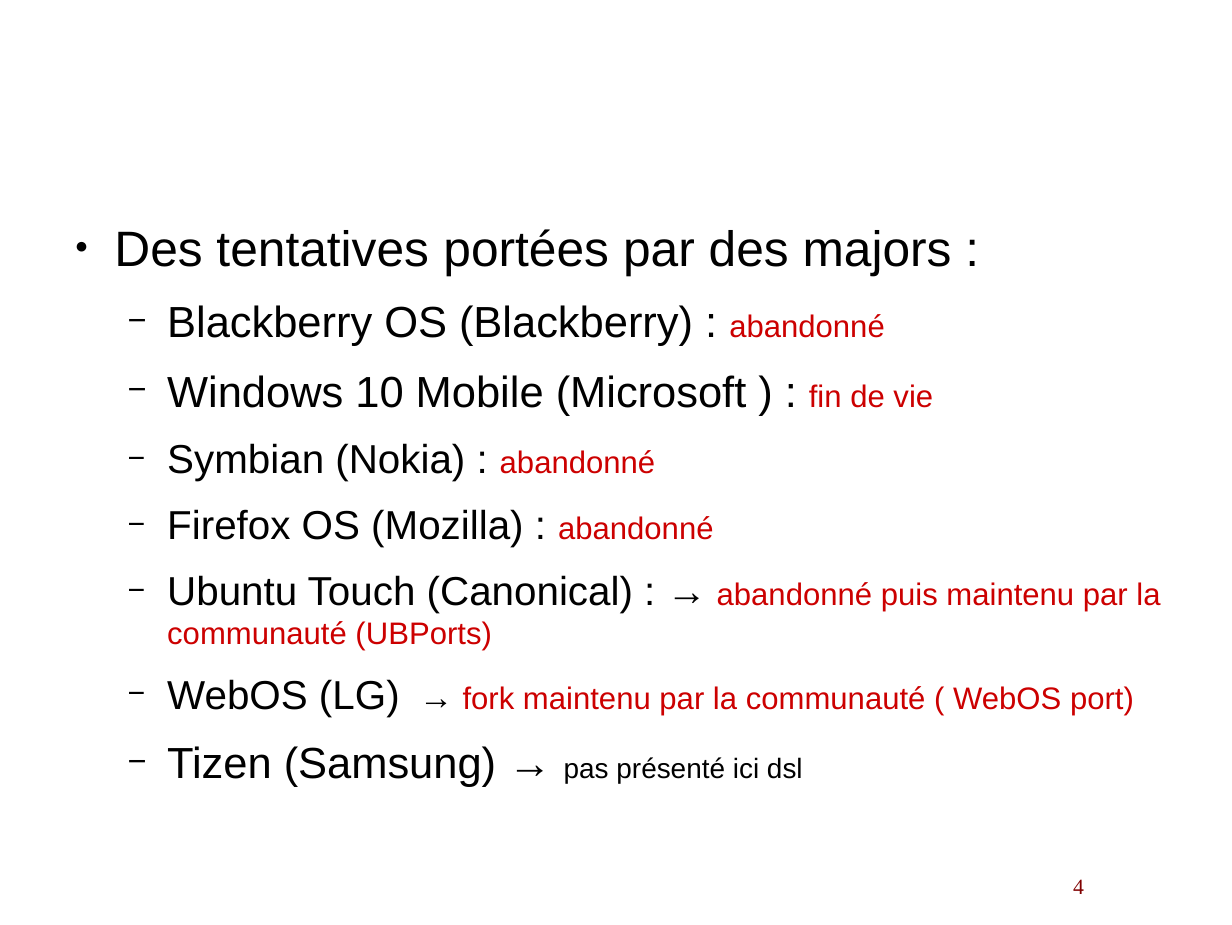
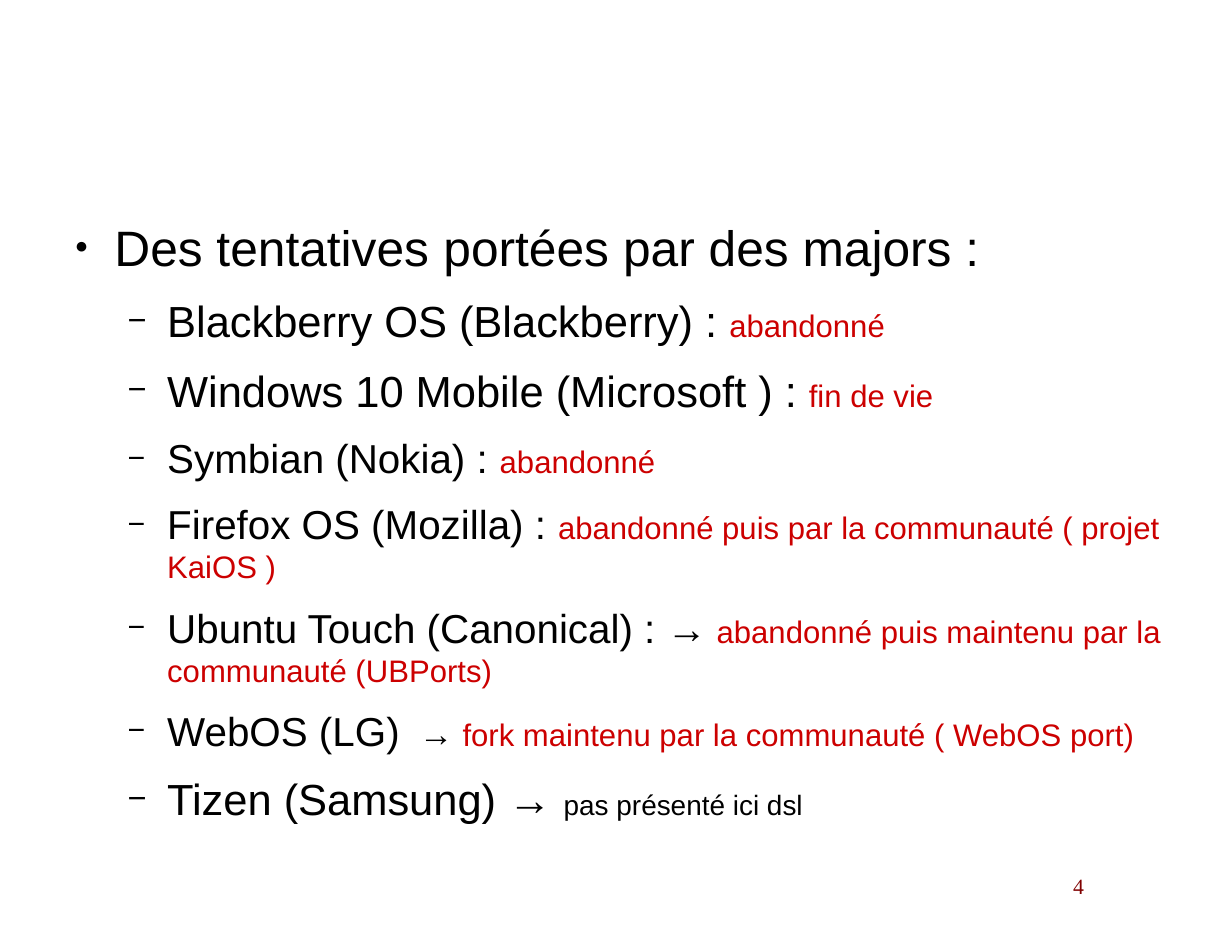
Before and after one commit to lduboeuf/ut-helloworld-py, a slide deck: slide 4 of osmobiles.odp. Drawn at 1232x925 pixels with LibreOffice and Linux fonts; fonts in the diff are those of the drawing; background and template pictures are left out. Boxes give left, top, right and bottom in pixels: in the first picture for what was removed or moved away, otherwise in the second. Text is boxed around its words. In the diff, an @@ line names an element or a change of style, - is before the commit and + after.

```diff
--- a/osmobiles.odp
+++ b/osmobiles.odp
@@ text at (167,509,1159,579): text changed; size 26 to 20 pt; text colour #000000 to #CC0000 @@
-  − Firefox OS (Mozilla) : abandonné
+  − Firefox OS (Mozilla) : abandonné puis par la communauté ( projet KaiOS )
```
Also in this commit, not shown: 16 other slides changed, 2 slides added.
